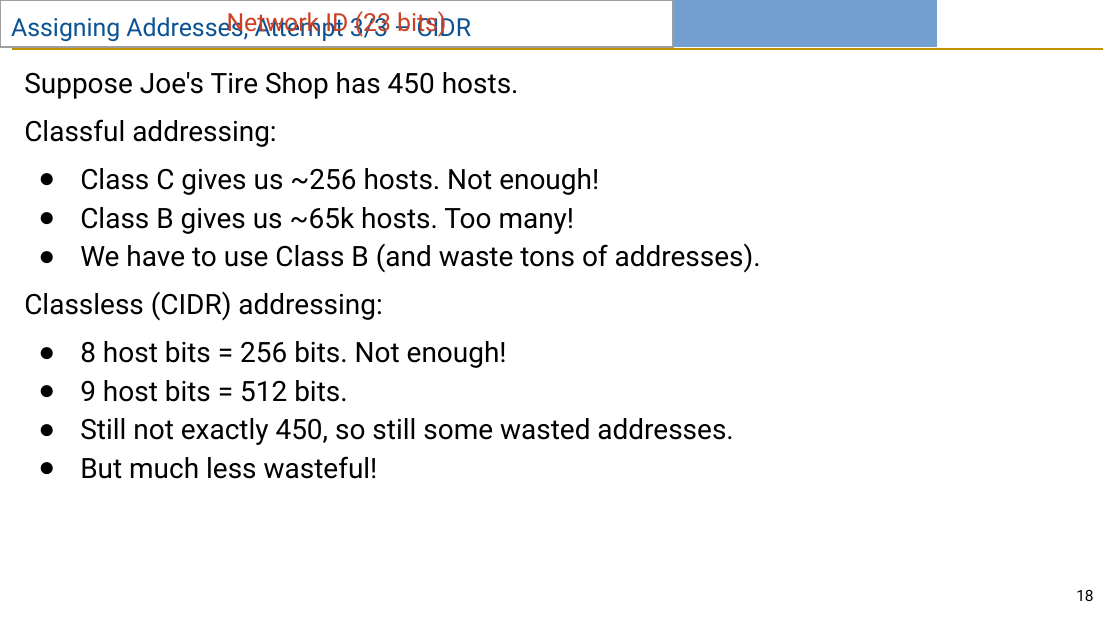
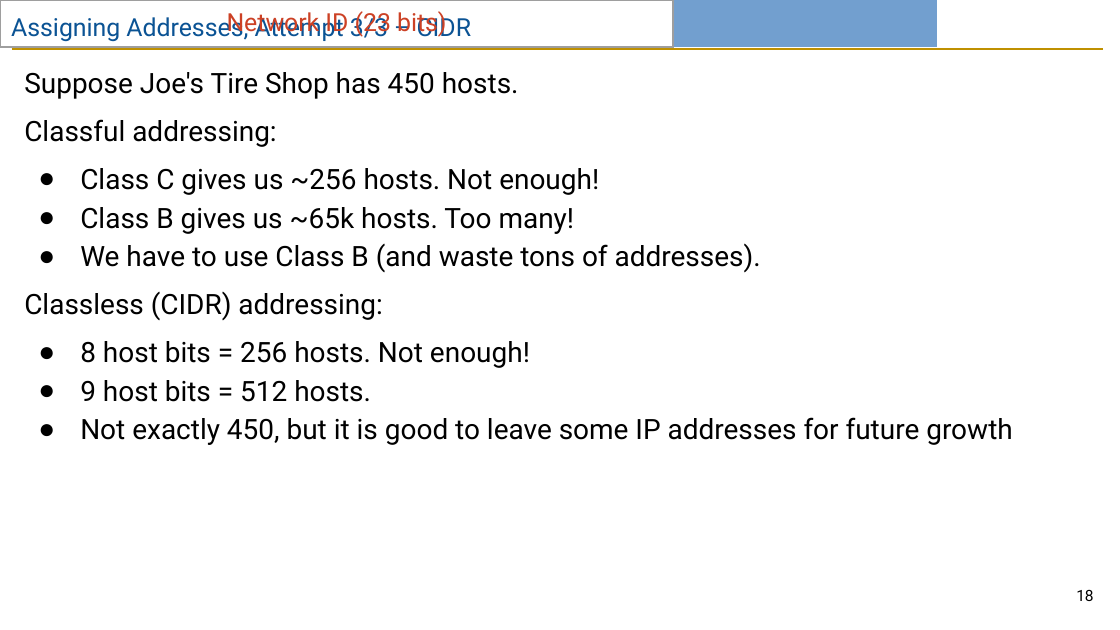
Before and after one commit to guhofstra/CSC175Sp26, a slide deck: slide 18 of PPTs/Lecture 6 - IP Addressing.pptx. Drawn at 1120x630 pixels with LibreOffice and Linux fonts; fonts in the diff are those of the drawing. Boxes give left, top, right and bottom in pixels: in the first picture for what was removed or moved away, otherwise in the second. Text is boxed around its words. In the diff, an @@ line names an element or a change of style, - is before the commit and + after.

```diff
--- a/PPTs/Lecture 6 - IP Addressing.pptx
+++ b/PPTs/Lecture 6 - IP Addressing.pptx
@@ text at bbox=[80, 341, 1012, 445]: text changed @@
-● 8 host bits = 256 bits. Not enough!
-● 9 host bits = 512 bits.
-● Still not exactly 450, so still some wasted addresses.
-● But much less wasteful!
+● 8 host bits = 256 hosts. Not enough!
+● 9 host bits = 512 hosts.
+● Not exactly 450, but it is good to leave some IP addresses for future growth
```
Also in this commit, not shown: 2 other slides changed, 2 other files.
